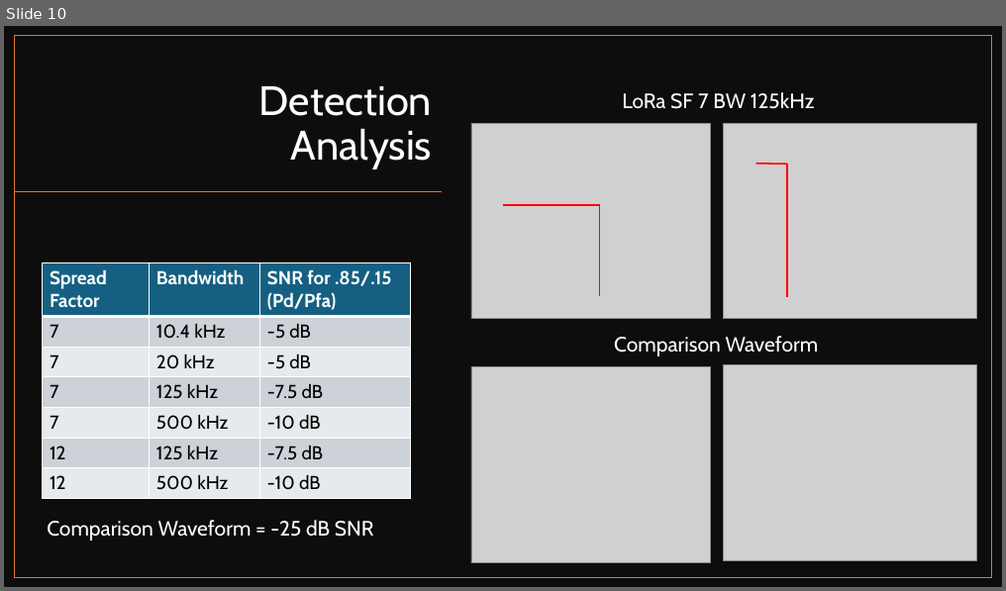
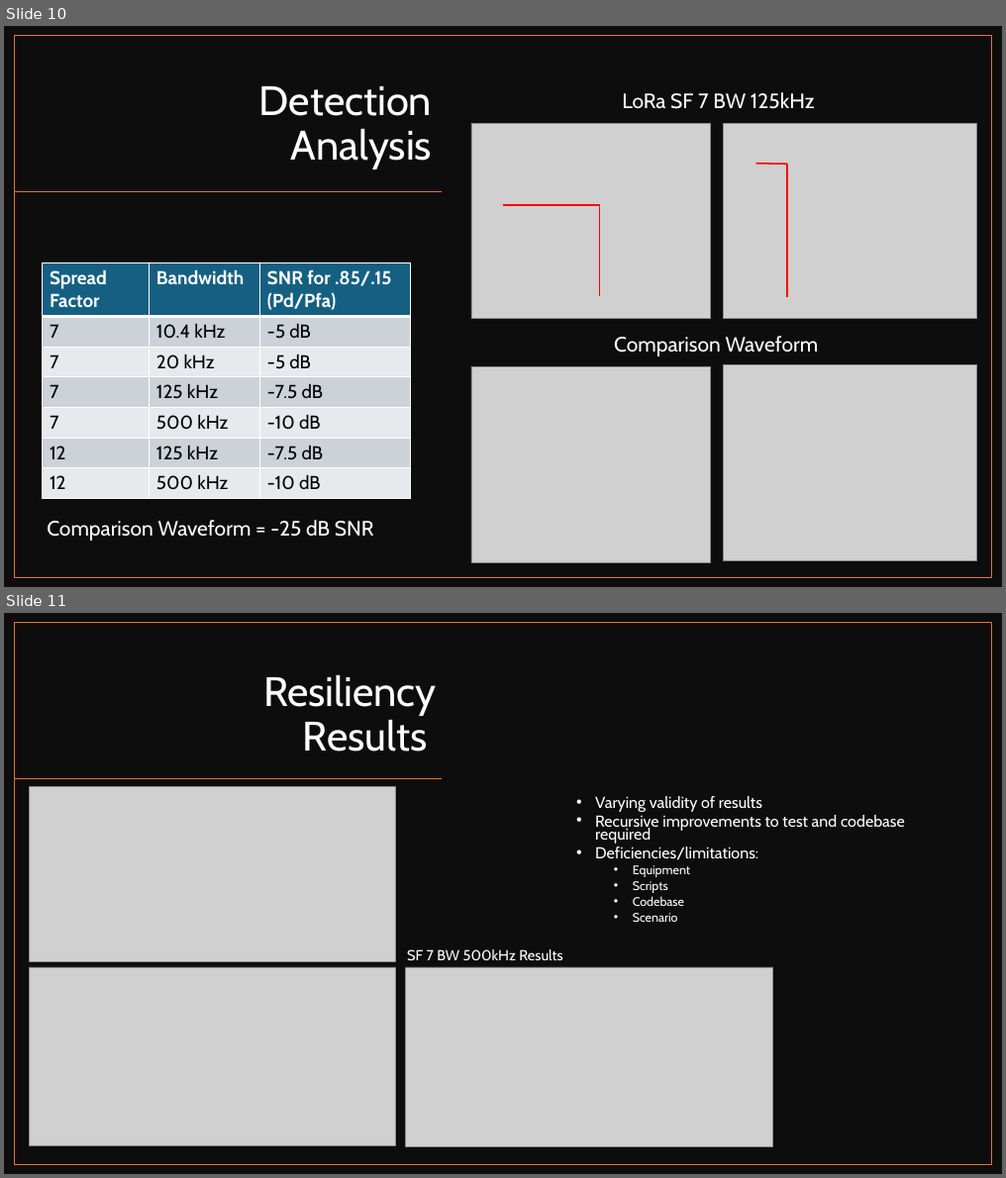
Before and after one commit to Brycycle/WES-CAPSTONE, a slide deck: Deliveries/Capstone Final Video_Bryce Rooney - Copy.pptx. Shown one above the other, each under a label of ours: slide 10 before the commit, slides 10 and 11 after it. The pictures are 1006x591 and 1006x1178 pixels, drawn with LibreOffice and Linux fonts; fonts in the diff are those of the drawing; grey boxes stand for pictures. Boxes give left, top, right and bottom in pixels: in the first picture for what was removed or moved away, otherwise in the second. Text is boxed around its words. In the diff, an @@ line names an element or a change of style, - is before the commit and + after.

```diff
--- a/Deliveries/Capstone Final Video_Bryce Rooney - Copy.pptx
+++ b/Deliveries/Capstone Final Video_Bryce Rooney - Copy.pptx
@@ slide 11 added at (4,613,1002,1174), background #FFFFFF @@
@@ rectangle added at (4,613,1002,1174), fill #0D0D0D @@
@@ rectangle added at (15,623,992,1165), outline #E97132 1 pt @@
@@ title added at (263,674,437,752), 39.6 pt, text #FFFFFF @@
+Resiliency
+Results
@@ line added from (442, 779) to (15, 779), #E97132 1 pt @@
@@ picture added at (29,786,395,961) @@
@@ text added at (595,796,905,922), 15.3 pt, text #FFFFFF @@
+  • Varying validity of results
+  • Recursive improvements to test and codebase required
+  • Deficiencies/limitations:
+    • Equipment
+    • Scripts
+    • Codebase
+    • Scenario
@@ picture added at (29,967,395,1147) @@
@@ picture added at (406,967,773,1148) @@
@@ text added at (407,950,562,961), 14 pt, text #FFFFFF @@
+  SF 7 BW 500kHz Results
```
Also in this commit, not shown: 1 slide changed, 1 slide removed, 2 other files.
